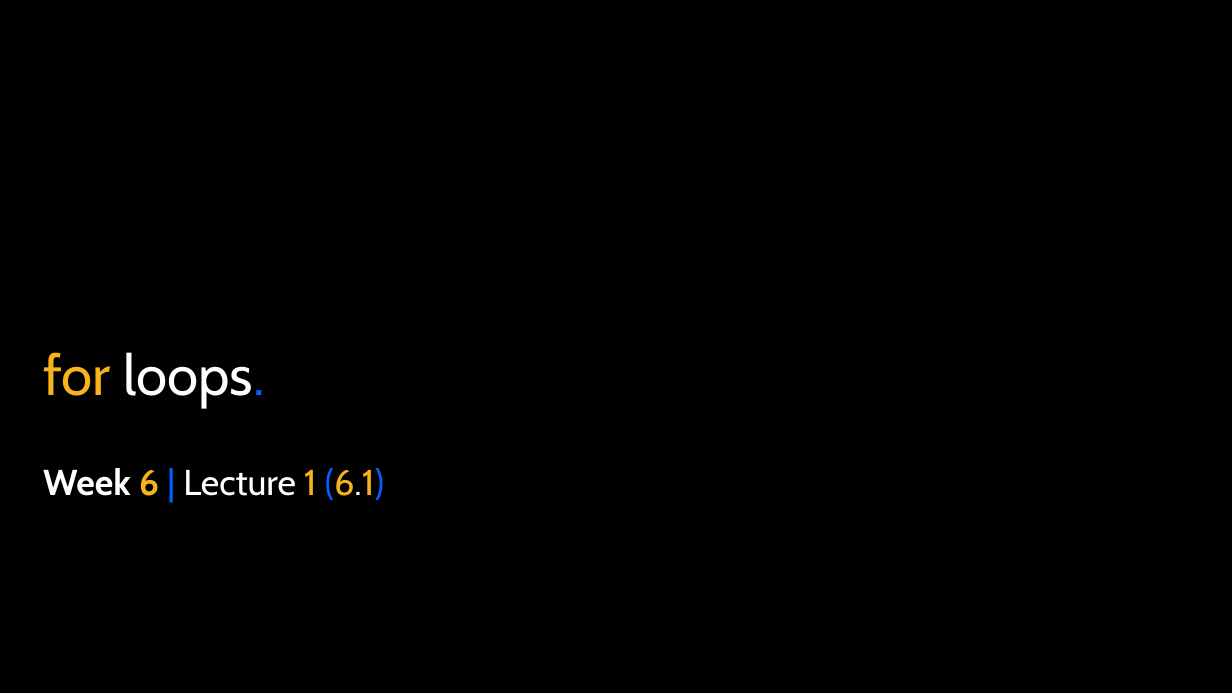
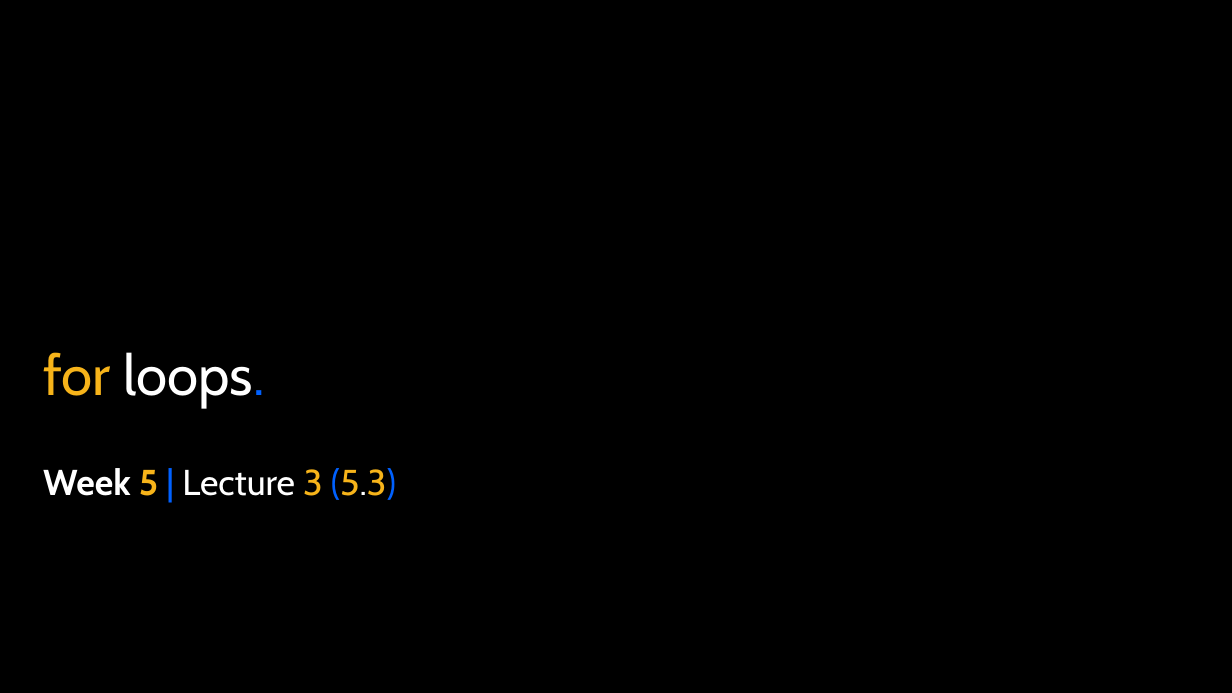
Before and after one commit to APS106/APS106-winter-2026-goodfellow-sutton, a slide deck: slide 36 of lectures/week5/lecture3/slides/week5_lecture3.pptx. Drawn at 1232x693 pixels with LibreOffice and Linux fonts; fonts in the diff are those of the drawing; background and template pictures are left out. Boxes give left, top, right and bottom in pixels: in the first picture for what was removed or moved away, otherwise in the second. Text is boxed around its words. In the diff, an @@ line names an element or a change of style, - is before the commit and + after.

```diff
--- a/lectures/week5/lecture3/slides/week5_lecture3.pptx
+++ b/lectures/week5/lecture3/slides/week5_lecture3.pptx
@@ subtitle at [43,468,396,500]: text changed @@
-Week 6 | Lecture 1 (6.1)
+Week 5 | Lecture 3 (5.3)
```
Also in this commit, not shown: 1 other slide changed, 28 other files.
